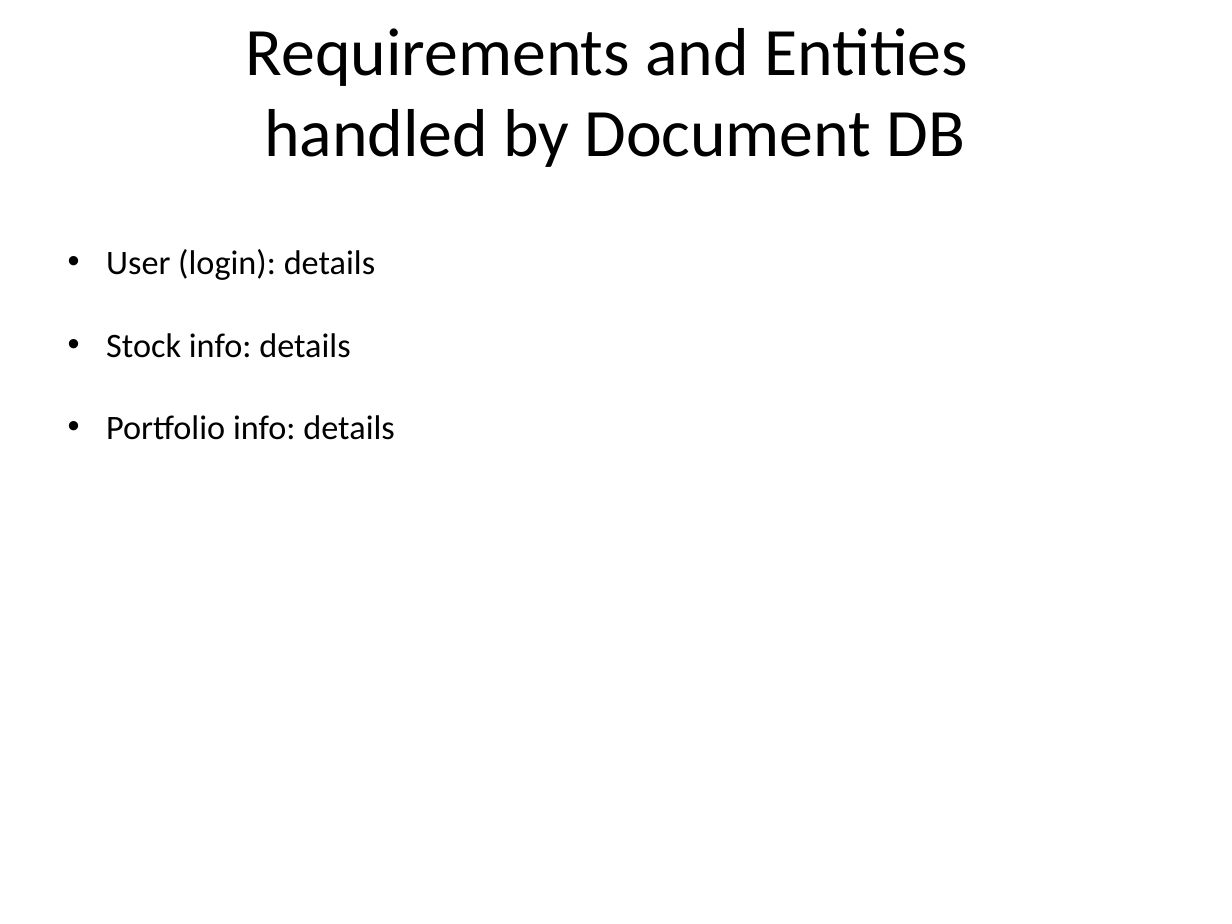
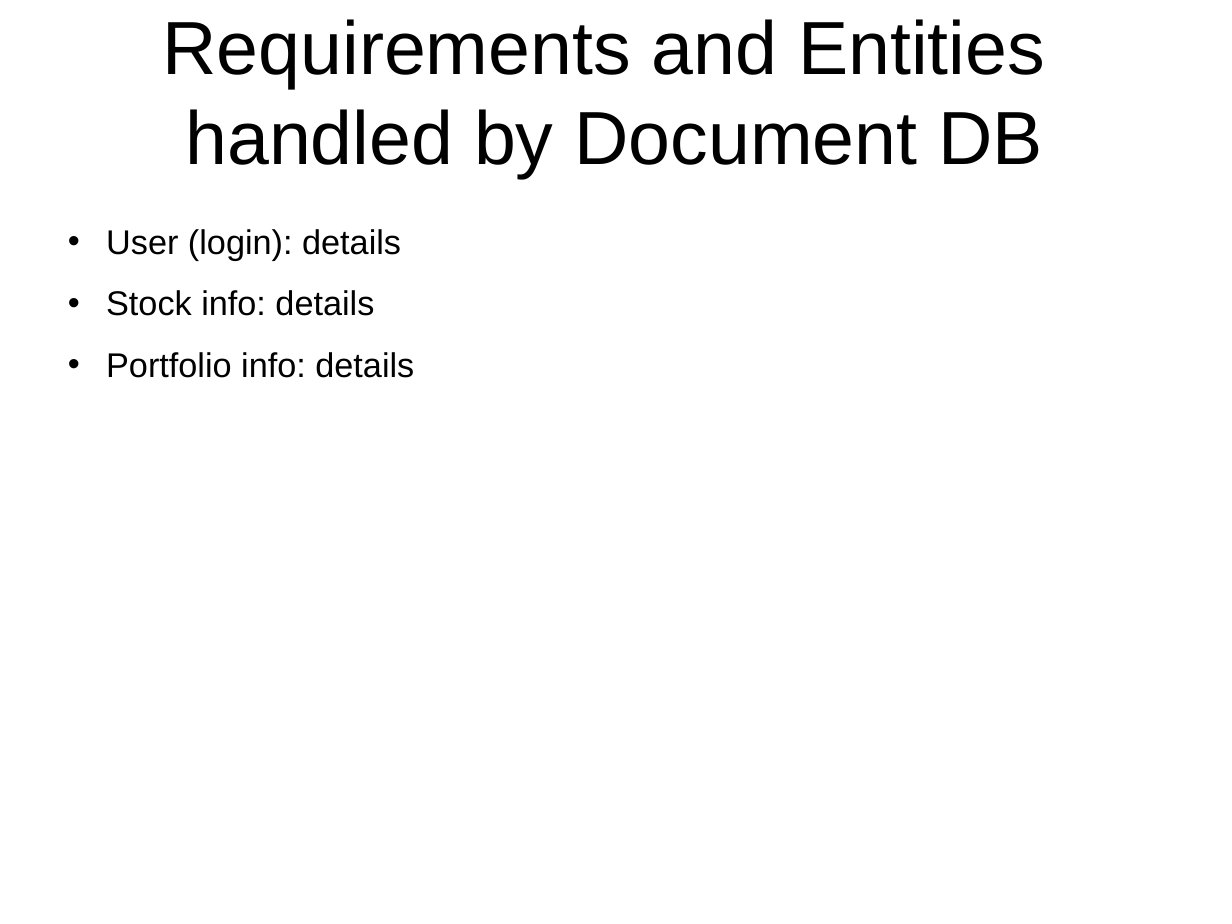
Before and after one commit to rambodrahmani/stocksim, a slide deck: slide 6 of documentation/stocksim_preliminary_presentation.pptx. Drawn at 1232x924 pixels with LibreOffice and Linux fonts; fonts in the diff are those of the drawing; background and template pictures are left out. Boxes give left, top, right and bottom in pixels: in the first picture for what was removed or moved away, otherwise in the second. Text is boxed around its words. In the diff, an @@ line names an element or a change of style, - is before the commit and + after.

```diff
--- a/documentation/stocksim_preliminary_presentation.pptx
+++ b/documentation/stocksim_preliminary_presentation.pptx
@@ text "Requirements and Entities handled by ..." at (162,19,1045,178): size 39.6 to 44 pt, font Calibri to Arial @@
@@ text "User (login): details" at (106,229,414,378): font Calibri to Arial; line spacing 2 to 1.5 @@
```
Also in this commit, not shown: 7 other slides changed.
